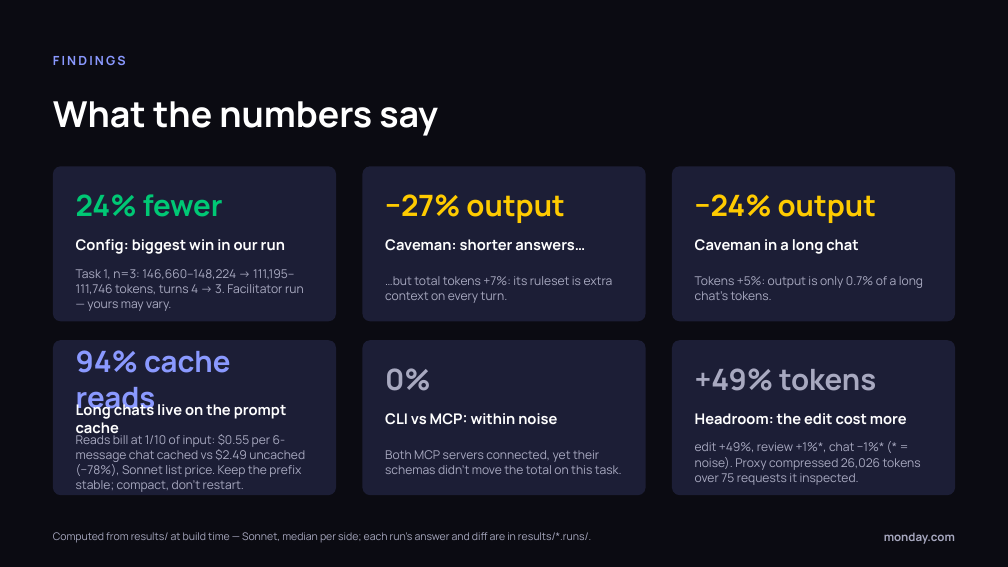
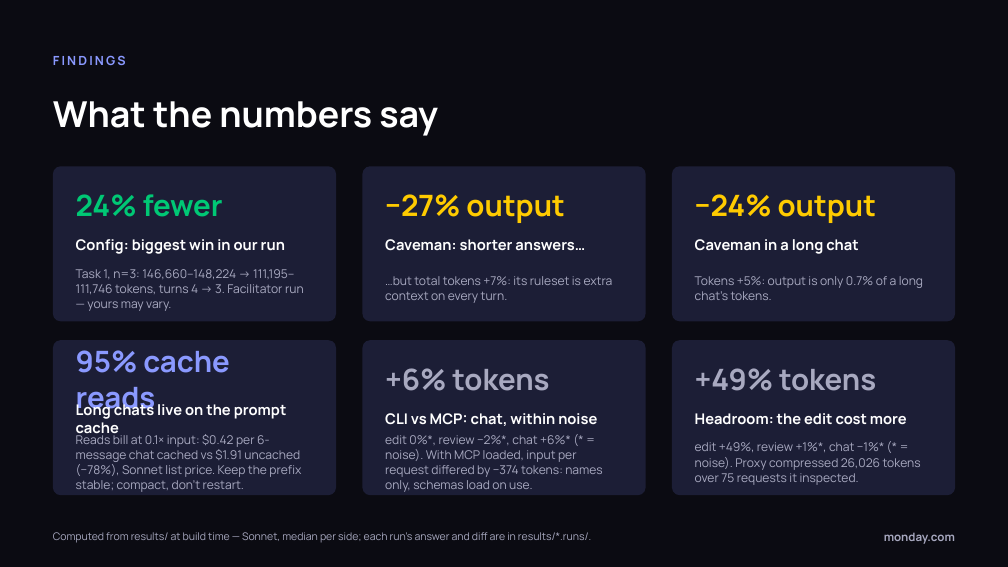
Before and after one commit to mxvtk/token-lab, a slide deck: slide 15 of deck/token-spend-workshop.pptx. Drawn at 1008x567 pixels with LibreOffice and Linux fonts; fonts in the diff are those of the drawing. Boxes give left, top, right and bottom in pixels: in the first picture for what was removed or moved away, otherwise in the second. Text is boxed around its words. In the diff, an @@ line names an element or a change of style, - is before the commit and + after.

```diff
--- a/deck/token-spend-workshop.pptx
+++ b/deck/token-spend-workshop.pptx
@@ text at box(76, 350, 230, 416): text changed @@
-94% cache reads
+95% cache reads
@@ text at box(385, 368, 549, 391): text changed @@
-0%
++6% tokens
@@ text at box(385, 413, 597, 426): text changed @@
-CLI vs MCP: within noise
+CLI vs MCP: chat, within noise
@@ text at box(76, 432, 301, 492): text changed @@
-Reads bill at 1/10 of input: $0.55 per 6-message chat cached vs $2.49 uncached (−78%), Sonnet list price. Keep the prefix stable; compact, don't restart.
+Reads bill at 0.1× input: $0.42 per 6-message chat cached vs $1.91 uncached (−78%), Sonnet list price. Keep the prefix stable; compact, don't restart.
@@ text at box(385, 435, 603, 492): text changed @@
-Both MCP servers connected, yet their schemas didn't move the total on this task.
+edit 0%*, review −2%*, chat +6%* (* = noise). With MCP loaded, input per request differed by −374 tokens: names only, schemas load on use.
```
Also in this commit, not shown: 3 other slides changed, 26 other files.
